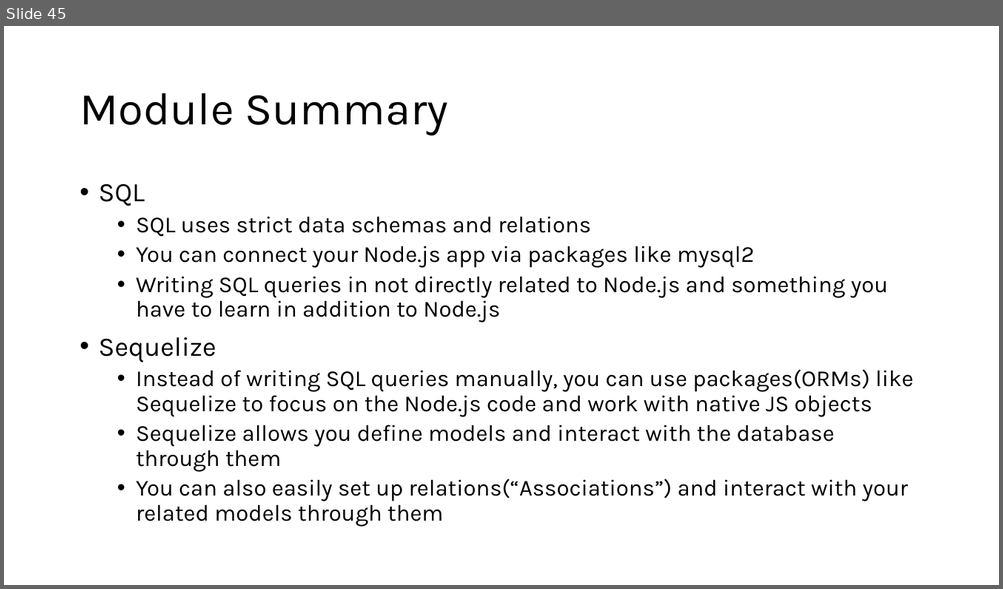
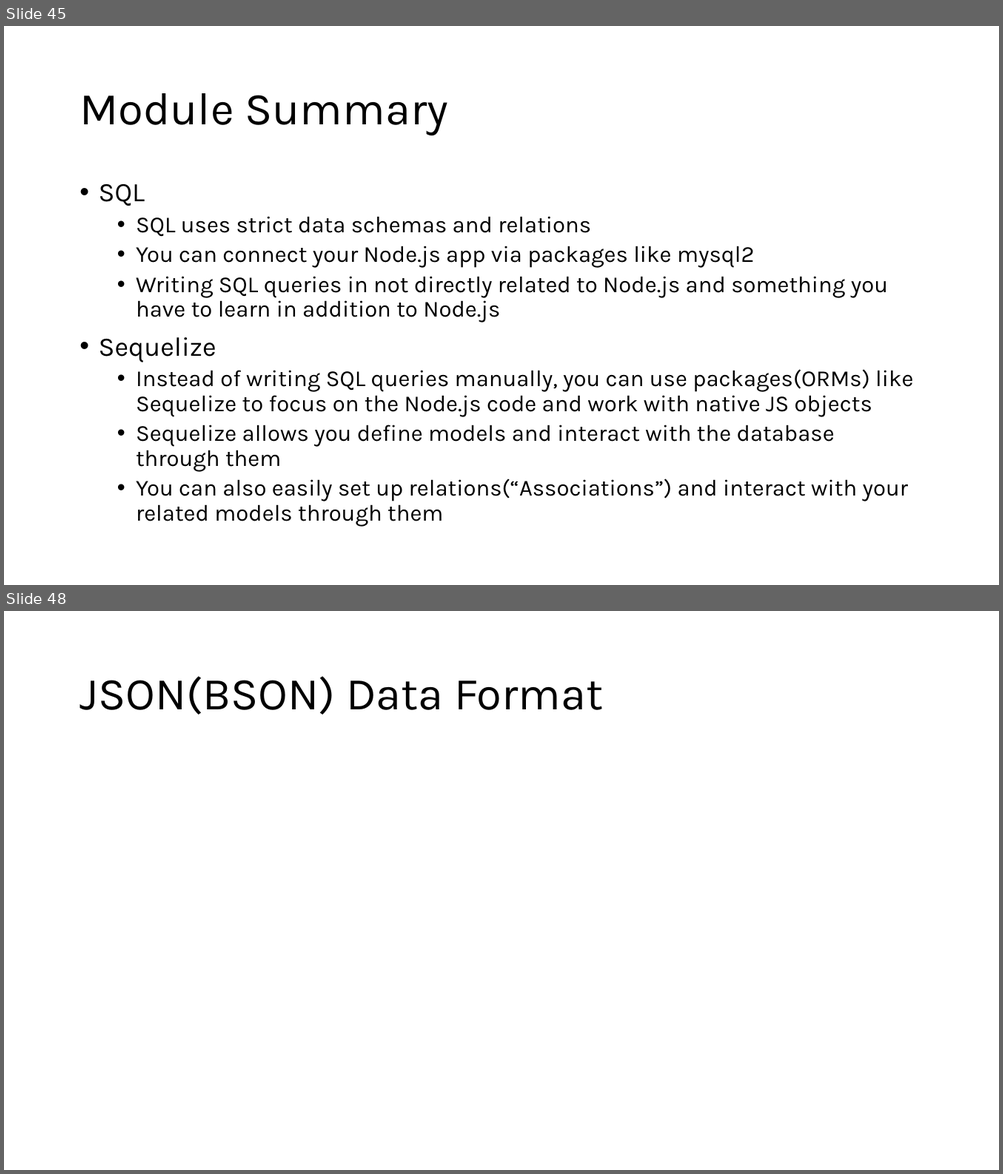
Before and after one commit to PiyushChaturvedii/Batch06, a slide deck: Node/node.pptx. Shown one above the other, each under a label of ours: slide 45 before the commit, slides 45 and 48 after it; the slides between them are not shown. The pictures are 1003x589 and 1003x1174 pixels, drawn with LibreOffice and Linux fonts; fonts in the diff are those of the drawing. Boxes give left, top, right and bottom in pixels: in the first picture for what was removed or moved away, otherwise in the second. Text is boxed around its words. In the diff, an @@ line names an element or a change of style, - is before the commit and + after.

```diff
--- a/Node/node.pptx
+++ b/Node/node.pptx
@@ slide 48 added at box(4, 611, 999, 1170), background #FFFFFF @@
@@ title added at box(79, 676, 603, 715), 44 pt, text #000000 @@
+JSON(BSON) Data Format
```
Also in this commit, not shown: 2 other slides added, 1 other file.
